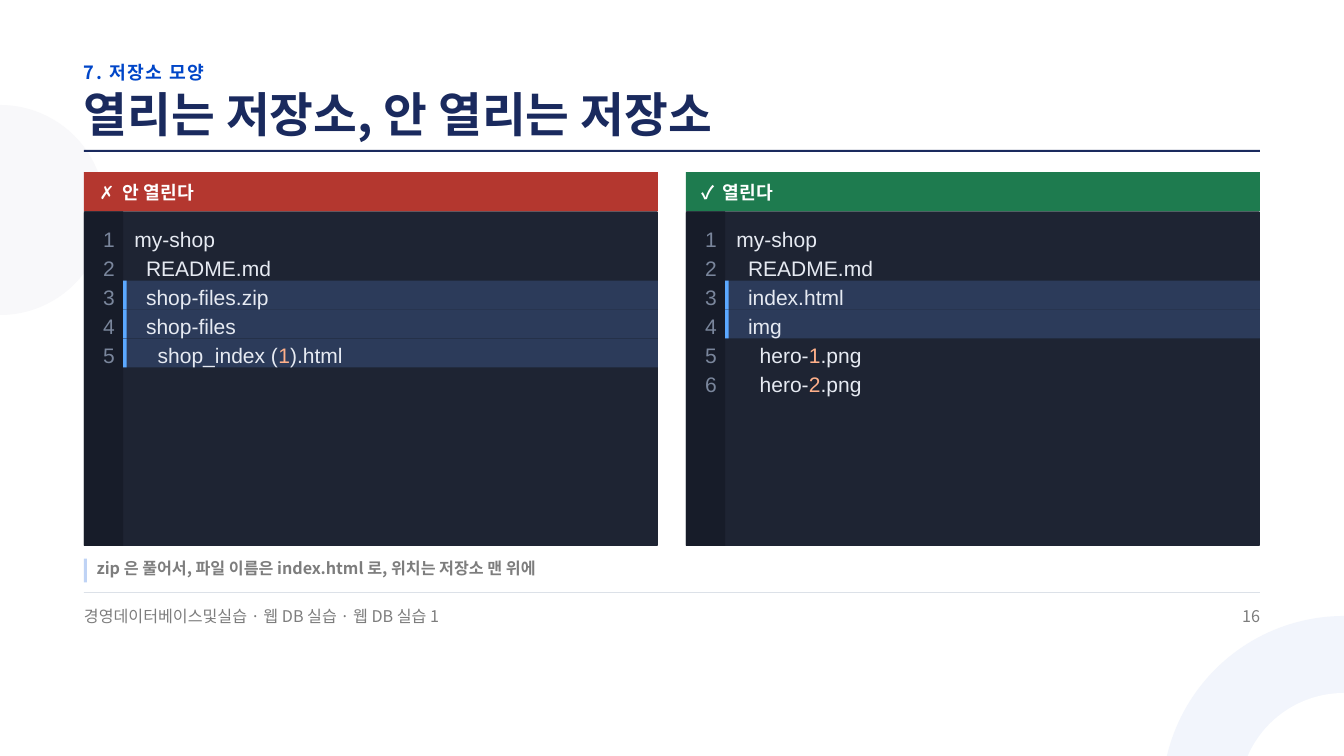
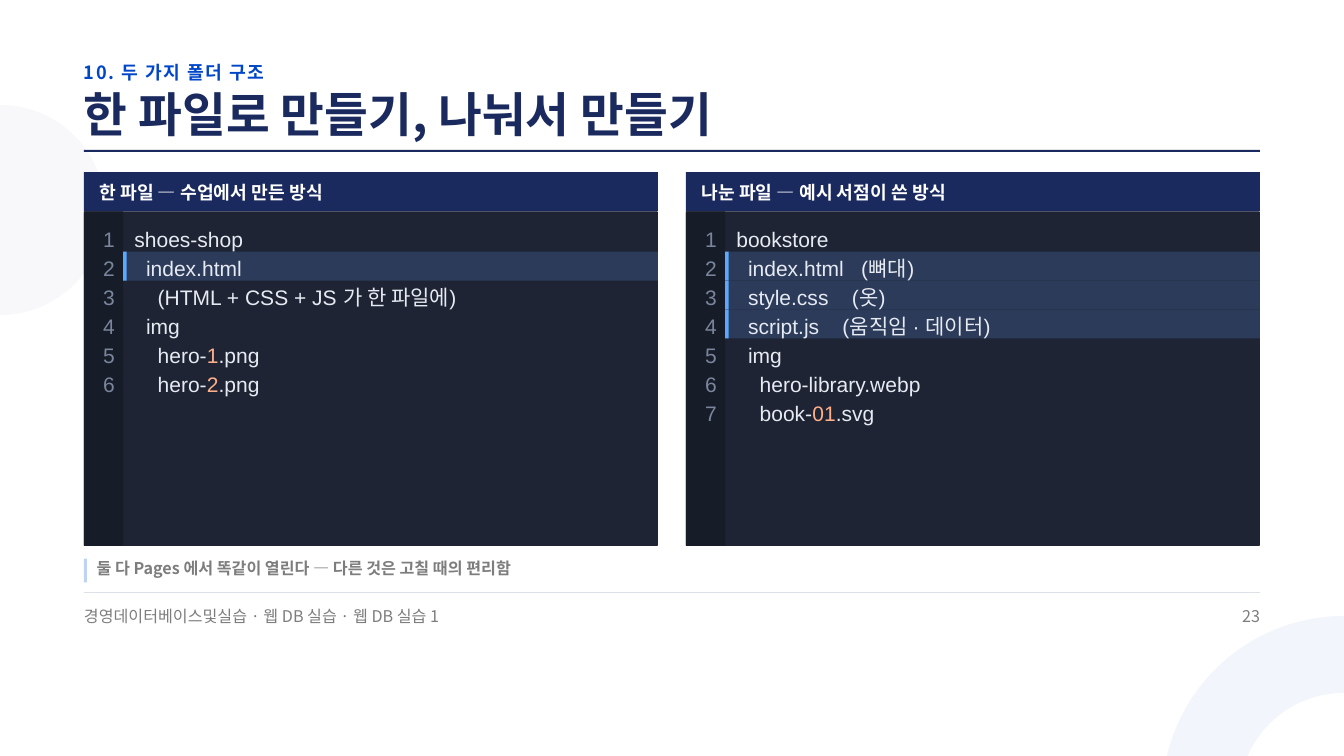
Before and after one commit to jungaistar/materials, a slide deck: slide 23 of koreatech-db/webdb/웹DB실습1_GitHub에_내_쇼핑몰_올리기.pptx (slide 16 before the commit). Drawn at 1344x756 pixels with LibreOffice and Linux fonts; fonts in the diff are those of the drawing. Boxes give left, top, right and bottom in pixels: in the first picture for what was removed or moved away, otherwise in the second. Text is boxed around its words. In the diff, an @@ line names an element or a change of style, - is before the commit and + after.

Commit message:
koreatech-db 웹 DB 실습 강의안(그림 · 프롬프트 · 웹 구조 보강): 웹DB실습1_GitHub에_내_쇼핑몰_올리기.pptx

```diff
--- a/koreatech-db/webdb/웹DB실습1_GitHub에_내_쇼핑몰_올리기.pptx
+++ b/koreatech-db/webdb/웹DB실습1_GitHub에_내_쇼핑몰_올리기.pptx
@@ text at bbox=[84, 63, 265, 81]: text changed @@
-7. 저장소 모양
+10. 두 가지 폴더 구조
@@ text at bbox=[84, 92, 712, 142]: text changed @@
-열리는 저장소, 안 열리는 저장소
+한 파일로 만들기, 나눠서 만들기
@@ rectangle at bbox=[84, 172, 658, 211]: fill #B4372F to #1A2A5E @@
@@ rectangle at bbox=[686, 172, 1260, 211]: fill #1E7B4F to #1A2A5E @@
@@ text at bbox=[99, 183, 323, 201]: text changed @@
-✗ 안 열린다
+한 파일 — 수업에서 만든 방식
@@ text at bbox=[701, 183, 946, 201]: text changed @@
-✓ 열린다
+나눈 파일 — 예시 서점이 쓴 방식
@@ text at bbox=[134, 231, 456, 396]: text changed @@
-my-shop
-README.md
-shop-files.zip
-shop-files
-shop_index (1).html
+shoes-shop
+index.html
+(HTML + CSS + JS 가 한 파일에)
+img
+hero-1.png
+hero-2.png
@@ text at bbox=[736, 231, 991, 339]: text changed @@
-my-shop
-README.md
-index.html
+bookstore
+index.html (뼈대)
+style.css (옷)
+script.js (움직임 · 데이터)
@@ rectangle: place and size @@
-rectangle at bbox=[123, 280, 658, 309]
+rectangle at bbox=[123, 251, 658, 280]
@@ rectangle: place and size @@
-rectangle at bbox=[123, 280, 126, 309]
+rectangle at bbox=[123, 251, 126, 280]
@@ rectangle: place and size @@
-rectangle at bbox=[123, 310, 658, 339]
+rectangle at bbox=[725, 251, 1260, 280]
@@ rectangle: place and size @@
-rectangle at bbox=[123, 310, 126, 339]
+rectangle at bbox=[725, 251, 728, 280]
@@ rectangle removed at bbox=[123, 339, 658, 368] @@
@@ rectangle removed at bbox=[123, 339, 126, 368] @@
@@ text at bbox=[103, 377, 115, 392]: paragraph added @@
+6
@@ text at bbox=[760, 376, 921, 425]: text changed @@
-hero-1.png
-hero-2.png
+hero-library.webp
+book-01.svg
@@ text at bbox=[705, 406, 717, 421]: paragraph added @@
+7
@@ text at bbox=[97, 560, 511, 578]: text changed @@
-zip 은 풀어서, 파일 이름은 index.html 로, 위치는 저장소 맨 위에
+둘 다 Pages 에서 똑같이 열린다 — 다른 것은 고칠 때의 편리함
@@ text at bbox=[1242, 610, 1260, 622]: text changed @@
-16
+23
```
Also in this commit, not shown: 21 other slides changed, 17 slides added.
